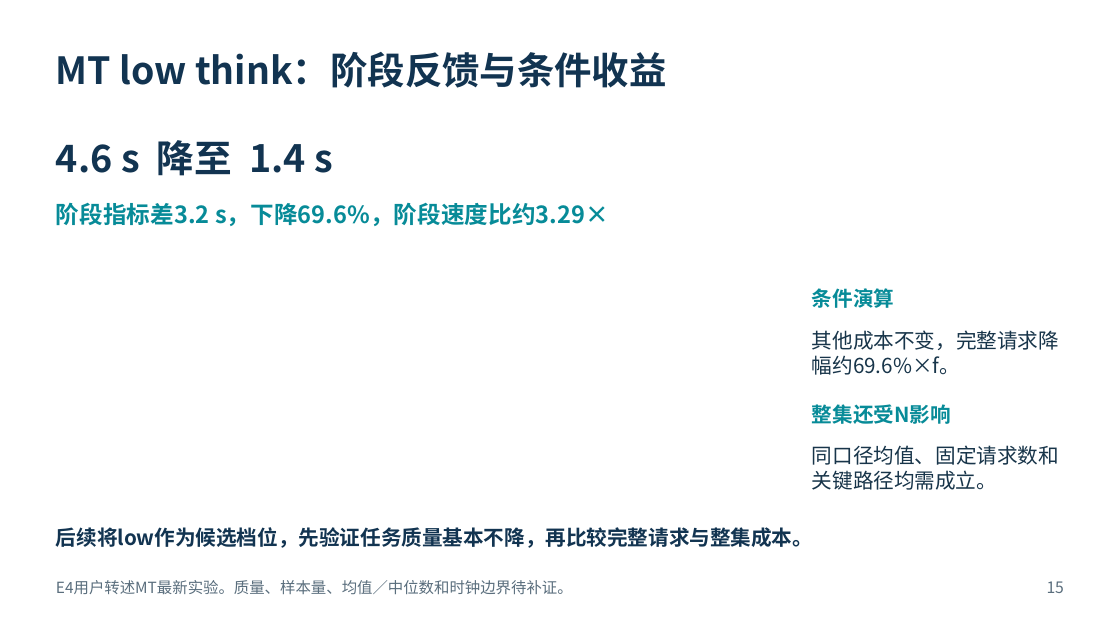
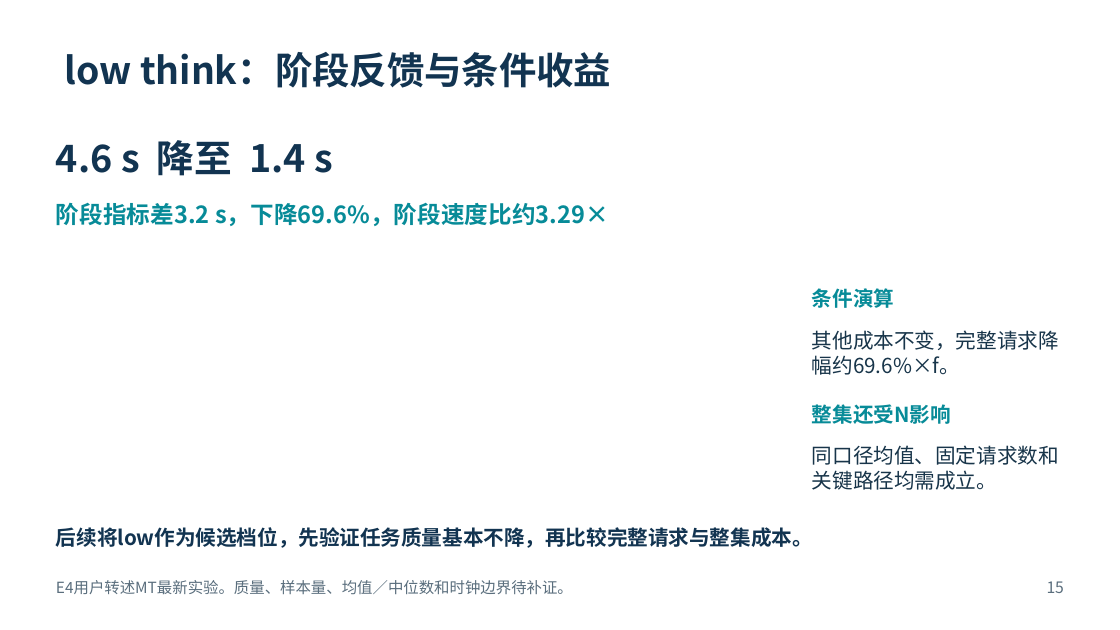
Before and after one commit to Xxc33128/embodied-ai, a slide deck: slide 15 of weeks/2026_1012-1018_RPent多模型性能分析/2026-10-14-综合性能评估/具身智能推理性能评估汇报.pptx. Drawn at 1120x630 pixels with LibreOffice and Linux fonts; fonts in the diff are those of the drawing. Boxes give left, top, right and bottom in pixels: in the first picture for what was removed or moved away, otherwise in the second. Text is boxed around its words. In the diff, an @@ line names an element or a change of style, - is before the commit and + after.

```diff
--- a/weeks/2026_1012-1018_RPent多模型性能分析/2026-10-14-综合性能评估/具身智能推理性能评估汇报.pptx
+++ b/weeks/2026_1012-1018_RPent多模型性能分析/2026-10-14-综合性能评估/具身智能推理性能评估汇报.pptx
@@ text at box(64, 52, 611, 88): text changed @@
-MT low think：阶段反馈与条件收益
+low think：阶段反馈与条件收益
@@ text "E4用户转述MT最新实验。质量、样本量、均值／中位数和时钟边界待补证。" at box(56, 580, 573, 594): size 13.1 to 13.2 pt @@
```
Also in this commit, not shown: 18 other slides changed, 6 other files.
